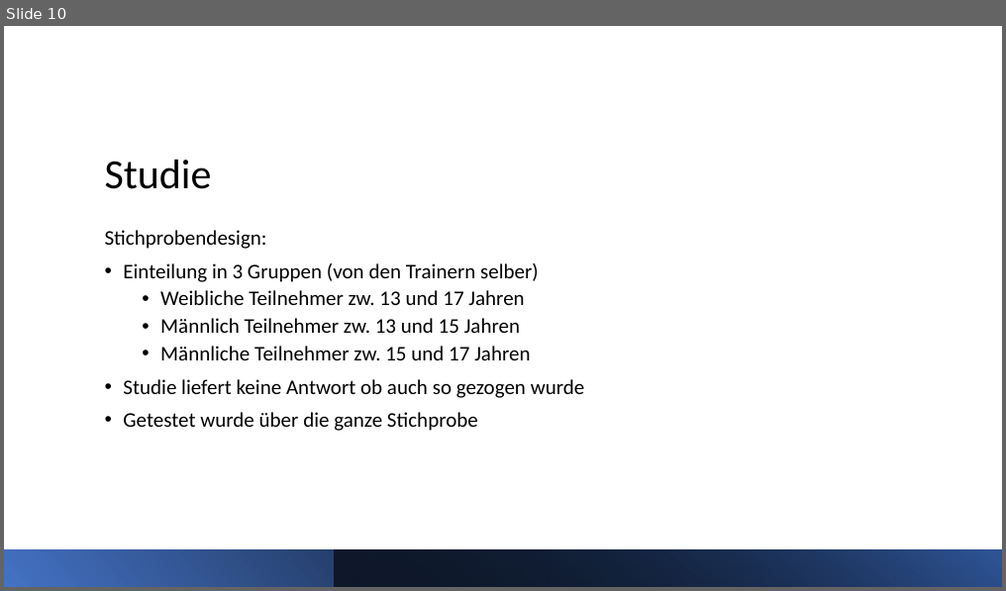
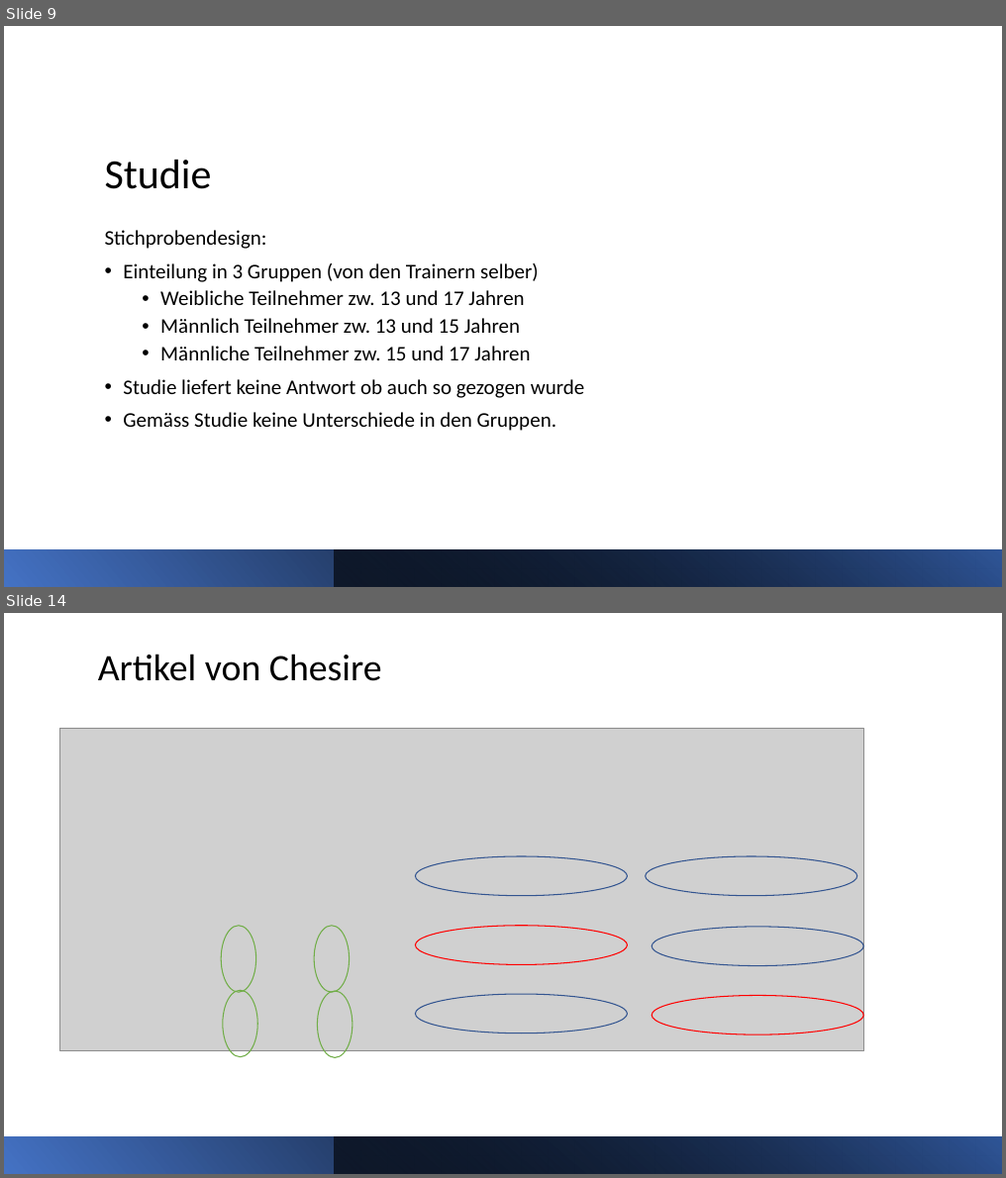
Before and after one commit to buehlpa/ChocolateMilkStudy, a slide deck: pp.pptx. Shown one above the other, each under a label of ours: slide 10 before the commit, slides 9 and 14 after it; the slides between them are not shown. The pictures are 1006x591 and 1006x1178 pixels, drawn with LibreOffice and Linux fonts; fonts in the diff are those of the drawing; grey boxes stand for pictures. Boxes give left, top, right and bottom in pixels: in the first picture for what was removed or moved away, otherwise in the second. Text is boxed around its words. In the diff, an @@ line names an element or a change of style, - is before the commit and + after.

```diff
--- a/pp.pptx
+++ b/pp.pptx
@@ slide 14 added at [4, 613, 1002, 1174], background #FFFFFF @@
@@ title added at [98, 654, 382, 681], 36 pt, text #000000 @@
+Artikel von Chesire
@@ picture added at [60, 728, 864, 1051] @@
@@ group added at [221, 857, 863, 1058]: 10 ellipses @@
@@ rectangle added at [4, 1137, 1002, 1174], fill gradient #4472C4 to #000000 @@
@@ rectangle added at [335, 1137, 1002, 1174], fill gradient #000000 to #2F5597 @@
@@ what was slide 10 is now slide 9 @@
@@ slide 9 changed as well @@
@@ text at [123, 412, 557, 431]: text changed @@
-• Getestet wurde über die ganze Stichprobe
+• Gemäss Studie keine Unterschiede in den Gruppen.
```
Also in this commit, not shown: 7 other slides changed, 7 other slides added, 4 slides removed, 5 other files.
